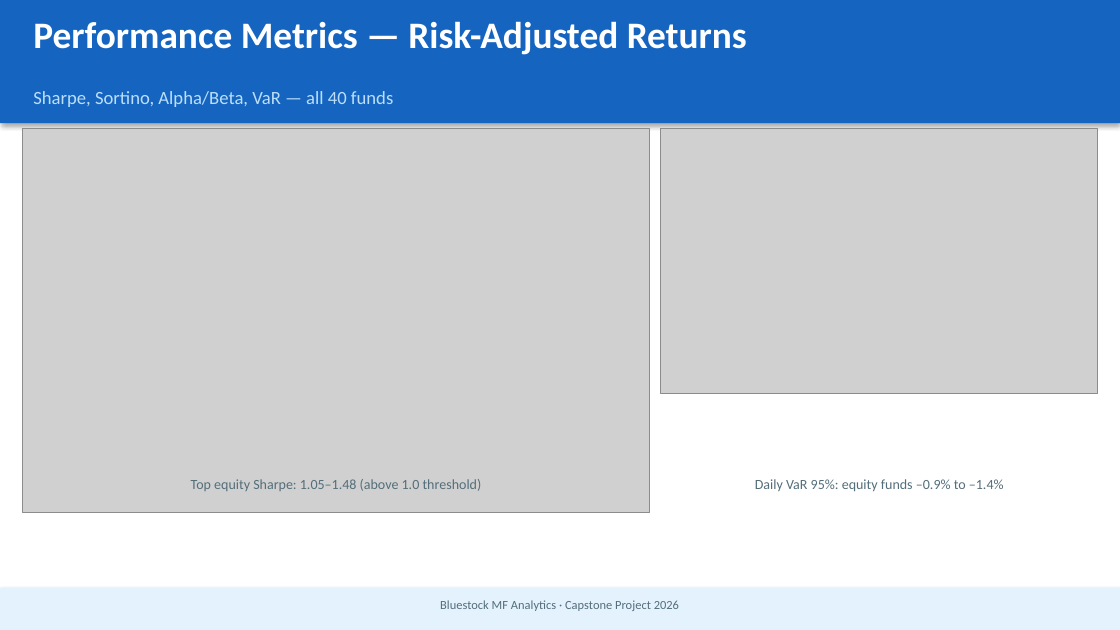
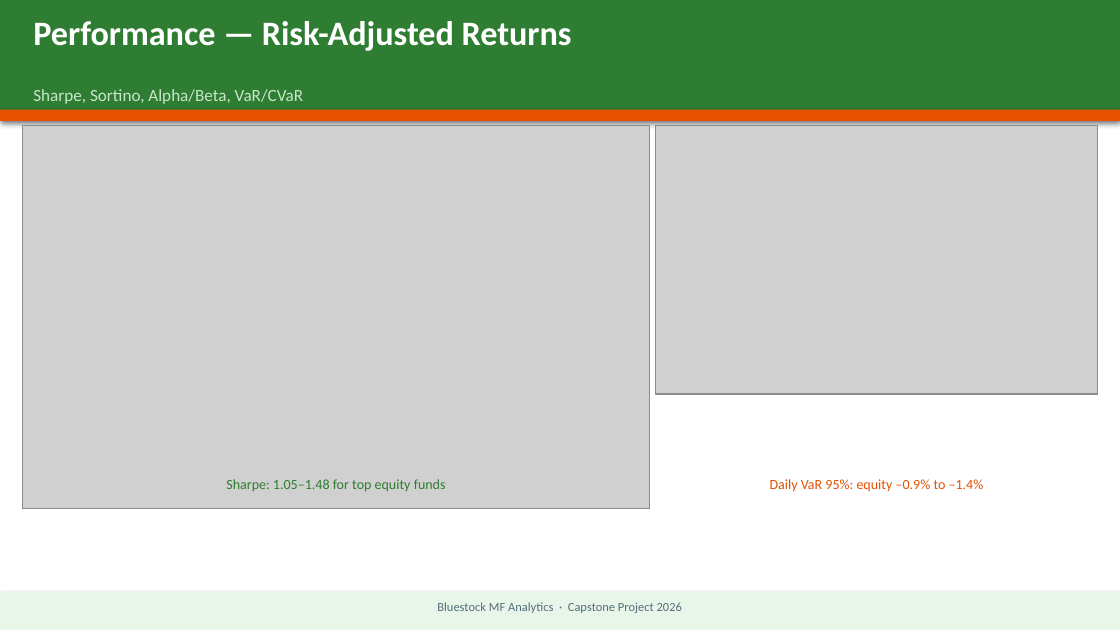
Before and after one commit to HellyPatel-05/MutualFundAnalytics, a slide deck: slide 8 of reports/Bluestock_MF_Presentation.pptx. Drawn at 1120x630 pixels with LibreOffice and Linux fonts; fonts in the diff are those of the drawing; grey boxes stand for pictures. Boxes give left, top, right and bottom in pixels: in the first picture for what was removed or moved away, otherwise in the second. Text is boxed around its words. In the diff, an @@ line names an element or a change of style, - is before the commit and + after.

```diff
--- a/reports/Bluestock_MF_Presentation.pptx
+++ b/reports/Bluestock_MF_Presentation.pptx
@@ rectangle: place and size @@
-rectangle at [0,0,1120,123]
+rectangle at [0,0,1120,118]
@@ rectangle at [0,0,1120,118]: fill #1565C0 to #2E7D32 @@
@@ text at [33,21,572,51]: text changed; size 24 to 22 pt @@
-Performance Metrics — Risk-Adjusted Returns
+Performance — Risk-Adjusted Returns
@@ text at [33,89,303,104]: text changed; size 12 to 11 pt; text colour #BBDEFB to #C8E6C9 @@
-Sharpe, Sortino, Alpha/Beta, VaR — all 40 funds
+Sharpe, Sortino, Alpha/Beta, VaR/CVaR
@@ rectangle added at [0,110,1120,121], fill #E65100 @@
@@ picture: place and size @@
-picture at [22,129,650,512]
+picture at [22,125,650,508]
@@ picture: place and size @@
-picture at [661,129,1098,394]
+picture at [655,125,1098,394]
@@ text at [226,479,446,492]: text changed; text colour #546E7A to #2E7D32 @@
-Top equity Sharpe: 1.05–1.48 (above 1.0 threshold)
+Sharpe: 1.05–1.48 for top equity funds
@@ text at [770,479,984,492]: text changed; text colour #546E7A to #E65100 @@
-Daily VaR 95%: equity funds –0.9% to –1.4%
+Daily VaR 95%: equity –0.9% to –1.4%
@@ rectangle at [0,591,1120,630]: fill #E3F2FD to #E8F5E9 @@
```
Also in this commit, not shown: 11 other slides changed, 4 other files.
